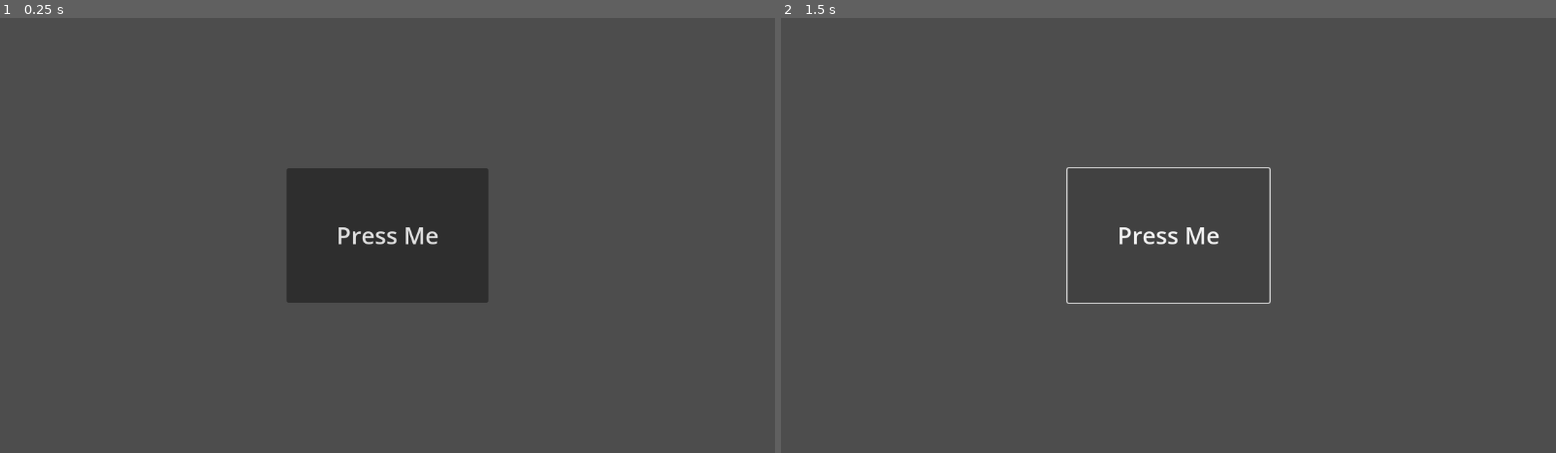
Above: before the commit, frames 1-2 (left to right).
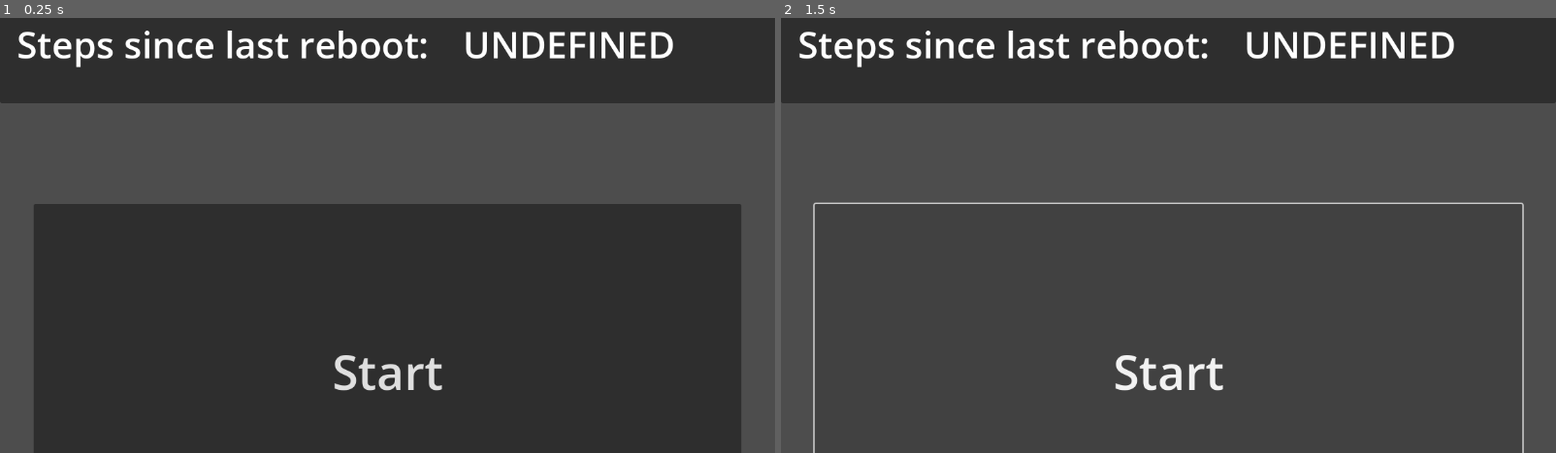
Above: after the commit, the same moments.

Repository: CoryParsnipson/godot-experiments
Game: Godot game, scene res://main.tscn
The game is run twice, just before and just after one commit, with the same random seed, the same clock (stepped at 60 frames per second) and the same inputs.
Inputs:
- Up to frame 1 (0.25 s): no input
- Up to frame 2 (1.5 s): click "Press Me" (after the commit: "Start") at 0.5 s; click "Press Me" (after the commit: "Start") at 1.25 s

The runs differ from the first frame. In frame 1, 68% of the frame differs, in the area x 0-100%, y 0-100%; in frame 2, 21%.

Commit message:
Add more UI to the android plugin demo

Diff:
--- a/walk/android-plugin/plugin/demo/main.gd
+++ b/walk/android-plugin/plugin/demo/main.gd
@@ -70,6 +70,11 @@
 	return true
 
 
+func disable_register_listener_button():
+	$VBoxContainer/btn_margin/btn_register_listener.text = "Step Counter active..."
+	$VBoxContainer/btn_margin/btn_register_listener.disabled = true
+
+
 func _on_Button_pressed():
 	if not require_android_plugin():
 		return
@@ -83,3 +88,7 @@
 	_android_plugin.checkSteps()
 
 	print("button pressed!")
+
+	# no idea why we need to use call_deferred here; otherwise
+	# the get node call will return null
+	call_deferred("disable_register_listener_button")
--- a/walk/android-plugin/plugin/demo/main.tscn
+++ b/walk/android-plugin/plugin/demo/main.tscn
@@ -13,18 +13,76 @@
 size_flags_vertical = 3
 script = ExtResource("1_j0gfq")
 
-[node name="CenterContainer" type="CenterContainer" parent="."]
+[node name="VBoxContainer" type="VBoxContainer" parent="."]
 layout_mode = 1
 anchors_preset = 15
 anchor_right = 1.0
 anchor_bottom = 1.0
 grow_horizontal = 2
 grow_vertical = 2
+theme_override_constants/separation = 50
 
-[node name="Button" type="Button" parent="CenterContainer"]
-custom_minimum_size = Vector2(300, 200)
+[node name="PanelContainer" type="PanelContainer" parent="VBoxContainer"]
 layout_mode = 2
-theme_override_font_sizes/font_size = 35
-text = "Press Me"
 
-[connection signal="pressed" from="CenterContainer/Button" to="." method="_on_Button_pressed"]
+[node name="MarginContainer" type="MarginContainer" parent="VBoxContainer/PanelContainer"]
+layout_mode = 2
+theme_override_constants/margin_left = 25
+theme_override_constants/margin_top = 50
+theme_override_constants/margin_right = 25
+theme_override_constants/margin_bottom = 50
+
+[node name="step_counter_container" type="VBoxContainer" parent="VBoxContainer/PanelContainer/MarginContainer"]
+layout_mode = 2
+theme_override_constants/separation = 25
+
+[node name="steps_sensor_title" type="HBoxContainer" parent="VBoxContainer/PanelContainer/MarginContainer/step_counter_container"]
+layout_mode = 2
+theme_override_constants/separation = 50
+
+[node name="sensor_name_label" type="Label" parent="VBoxContainer/PanelContainer/MarginContainer/step_counter_container/steps_sensor_title"]
+layout_mode = 2
+theme_override_font_sizes/font_size = 55
+text = "Sensor Type:"
+
+[node name="sensor_name_val" type="Label" parent="VBoxContainer/PanelContainer/MarginContainer/step_counter_container/steps_sensor_title"]
+layout_mode = 2
+theme_override_font_sizes/font_size = 55
+text = "STEP_COUNTER"
+
+[node name="HSeparator" type="HSeparator" parent="VBoxContainer/PanelContainer/MarginContainer/step_counter_container"]
+layout_mode = 2
+
+[node name="steps_display" type="HBoxContainer" parent="VBoxContainer/PanelContainer/MarginContainer/step_counter_container"]
+layout_mode = 2
+theme_override_constants/separation = 50
+
+[node name="steps_label" type="Label" parent="VBoxContainer/PanelContainer/MarginContainer/step_counter_container/steps_display"]
+layout_mode = 2
+theme_override_font_sizes/font_size = 55
+text = "Steps since last reboot:"
+
+[node name="steps_val" type="Label" parent="VBoxContainer/PanelContainer/MarginContainer/step_counter_container/steps_display"]
+layout_mode = 2
+size_flags_vertical = 1
+theme_override_font_sizes/font_size = 55
+text = "UNDEFINED"
+
+[node name="vertical_expander" type="CenterContainer" parent="VBoxContainer"]
+layout_mode = 2
+size_flags_vertical = 3
+
+[node name="btn_margin" type="MarginContainer" parent="VBoxContainer"]
+layout_mode = 2
+theme_override_constants/margin_left = 50
+theme_override_constants/margin_top = 50
+theme_override_constants/margin_right = 50
+theme_override_constants/margin_bottom = 50
+
+[node name="btn_register_listener" type="Button" parent="VBoxContainer/btn_margin"]
+custom_minimum_size = Vector2(300, 500)
+layout_mode = 2
+theme_override_font_sizes/font_size = 70
+text = "Start"
+
+[connection signal="pressed" from="VBoxContainer/btn_margin/btn_register_listener" to="." method="_on_Button_pressed"]
